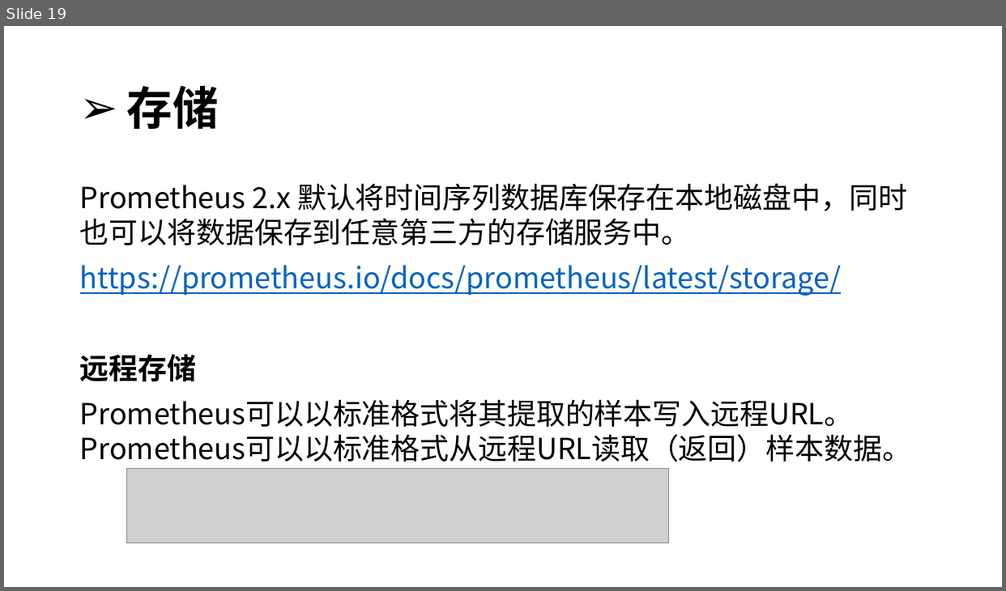
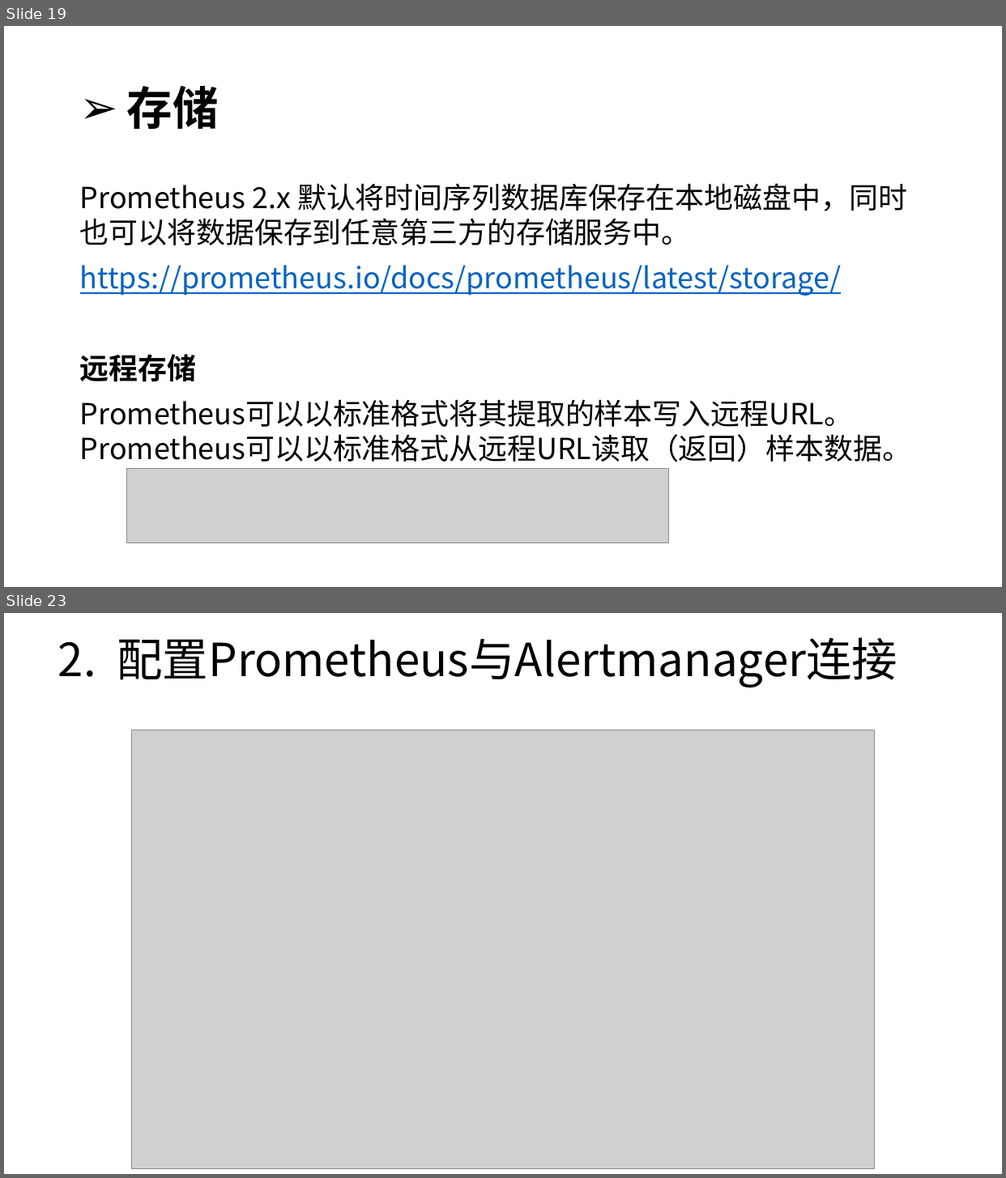
Before and after one commit to kingreatwill/open, a slide deck: files/Prometheus.pptx. Shown one above the other, each under a label of ours: slide 19 before the commit, slides 19 and 23 after it; the slides between them are not shown. The pictures are 1006x591 and 1006x1178 pixels, drawn with LibreOffice and Linux fonts; fonts in the diff are those of the drawing; grey boxes stand for pictures. Boxes give left, top, right and bottom in pixels: in the first picture for what was removed or moved away, otherwise in the second. Text is boxed around its words. In the diff, an @@ line names an element or a change of style, - is before the commit and + after.

```diff
--- a/files/Prometheus.pptx
+++ b/files/Prometheus.pptx
@@ slide 23 added at (x1=4, y1=613, x2=1002, y2=1174), background #FFFFFF @@
@@ title added at (x1=58, y1=637, x2=897, y2=688), 44 pt, text #000000 @@
+2. 配置Prometheus与Alertmanager连接
@@ picture added at (x1=132, y1=730, x2=875, y2=1170) @@
```
Also in this commit, not shown: 3 slides changed, 10 other slides added, 4 other files.
